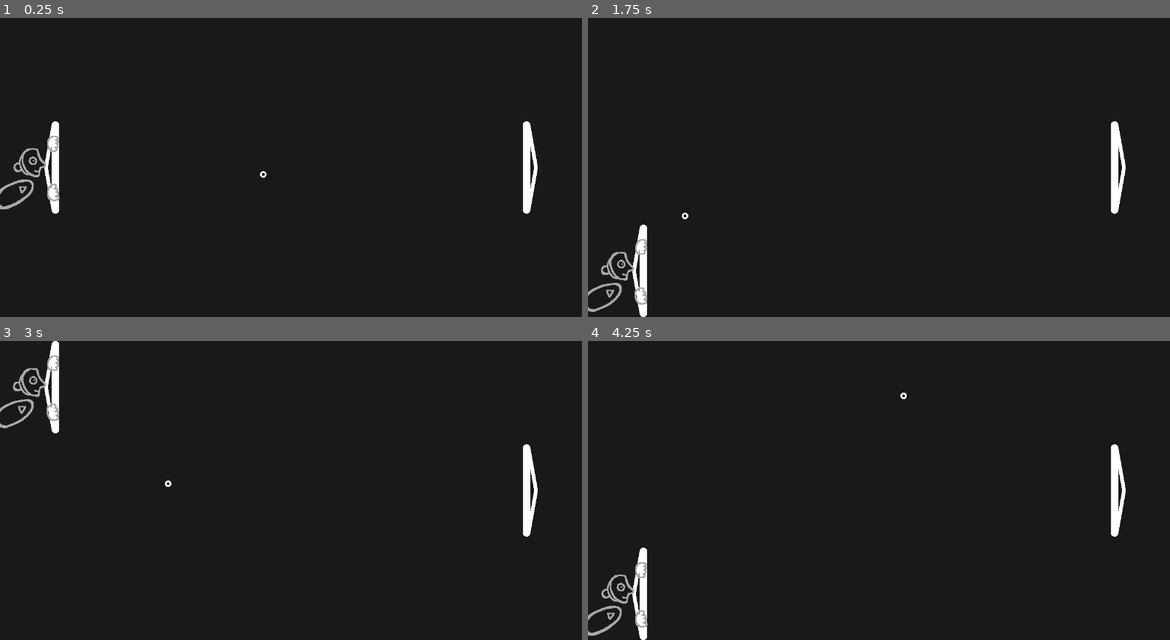
Above: before the commit, frames 1-4 (two rows, left to right).
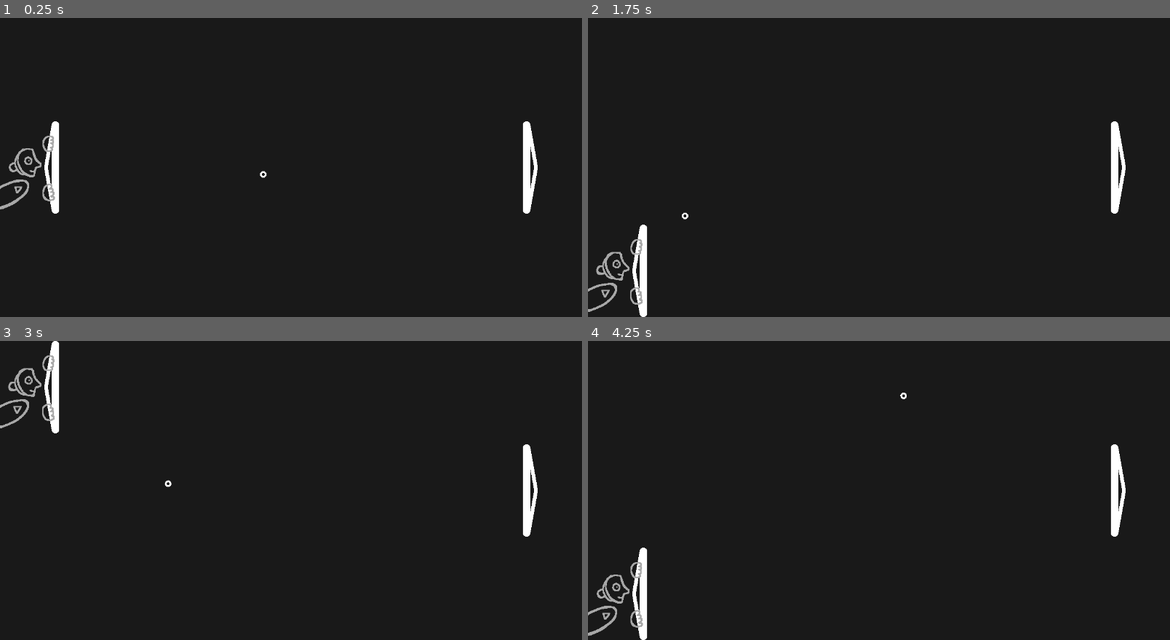
Above: after the commit, the same moments.

Repository: pixerhp/Pixers-Pong
Game: Godot game, scene res://scenes/topscenes/gameplay_topscene.tscn
Same seed, same stepped clock (60 frames per second), same inputs: the game is played once before the commit and once after it.
Inputs:
- Up to frame 1 (0.25 s): no input
- Up to frame 2 (1.75 s): hold W (plr1_up) 0.53-1.28 s; hold S (plr1_down) from 1.28 s (still down)
- Up to frame 3 (3 s): release S (plr1_down) at 2.03 s; hold W (plr1_up) from 2.03 s (still down)
- Up to frame 4 (4.25 s): release W (plr1_up) at 3.53 s; hold S (plr1_down) from 3.53 s (still down)

The runs differ from the first frame. In frame 1, 0.7% of the frame differs, in the area x 0-11%, y 39-64%; in frame 2, 0.7%; in frame 3, 0.7%; in frame 4, 0.7%, in the area x 0-11%, y 73-99%.

Commit message:
Fix paddle character horizontal position

Diff:
--- a/scenes/topscenes/gameplay_topscene.tscn
+++ b/scenes/topscenes/gameplay_topscene.tscn
@@ -70,7 +70,7 @@
 shape = SubResource("RectangleShape2D_n6iga")
 
 [node name="PaddleChar" parent="LeftPaddle" unique_id=1333835360 instance=ExtResource("2_u55sw")]
-position = Vector2(-60, 0)
+position = Vector2(-70, 0)
 
 [node name="RightPaddle" type="Node2D" parent="." unique_id=1901165476]
 unique_name_in_owner = true
